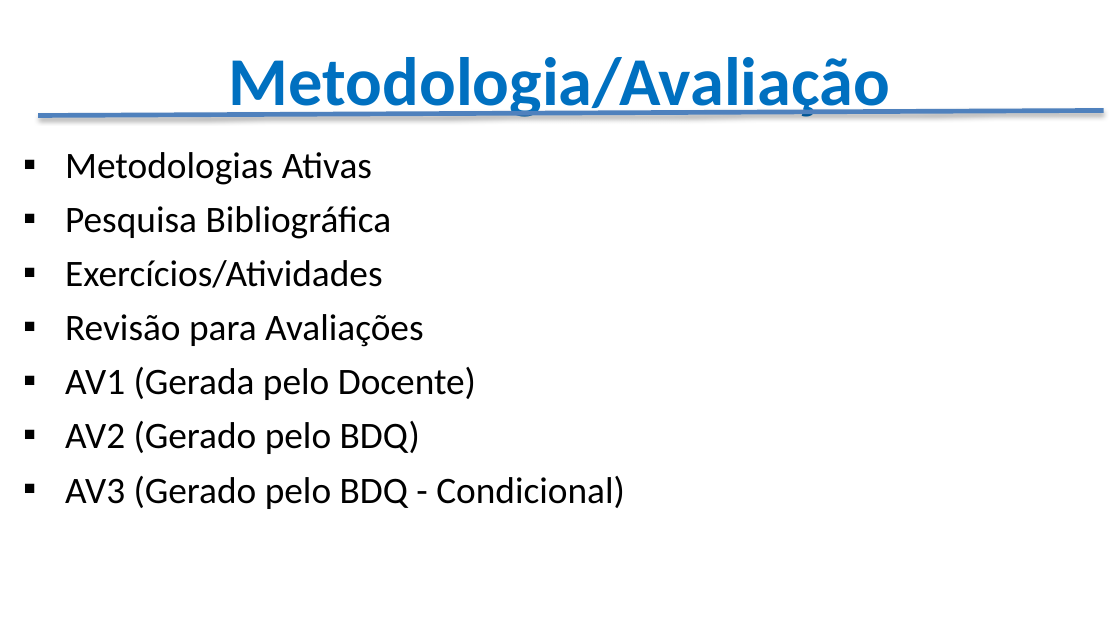
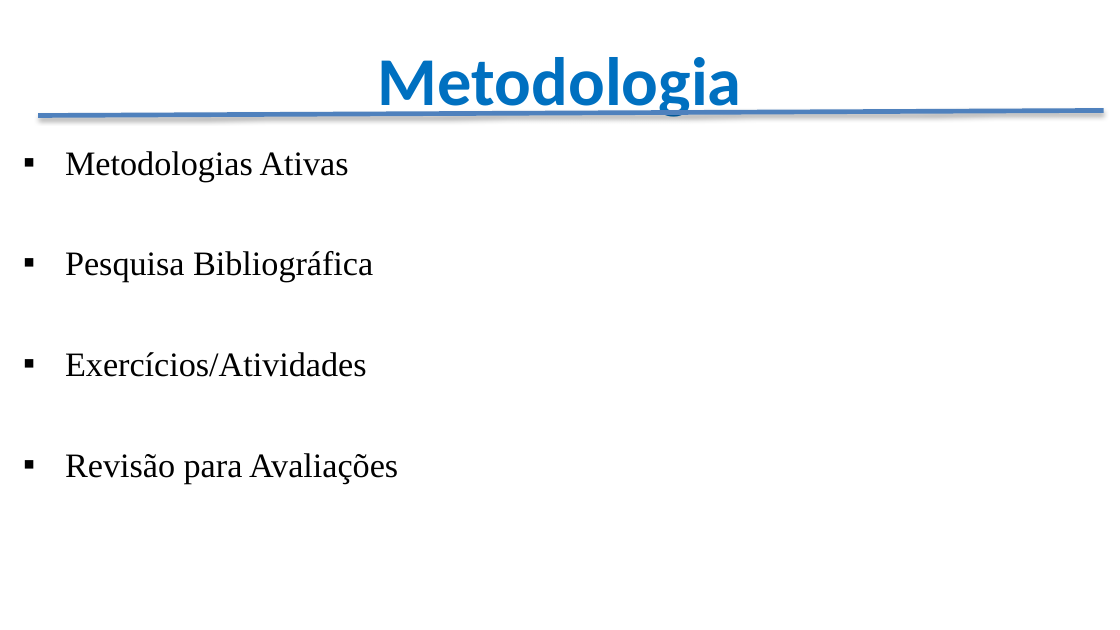
Before and after one commit to CloudEducationBrazil/WydenPythonParadigmas, a slide deck: slide 8 of Apresentação - Programação Python.pptx. Drawn at 1120x630 pixels with LibreOffice and Linux fonts; fonts in the diff are those of the drawing; background and template pictures are left out. Boxes give left, top, right and bottom in pixels: in the first picture for what was removed or moved away, otherwise in the second. Text is boxed around its words. In the diff, an @@ line names an element or a change of style, - is before the commit and + after.

```diff
--- a/Apresentação - Programação Python.pptx
+++ b/Apresentação - Programação Python.pptx
@@ title at box(378, 57, 742, 121): text changed @@
-Metodologia/Avaliação
+Metodologia
@@ text "Metodologias Ativas" at box(65, 151, 398, 484): size 24 to 22 pt, font Calibri to Times New Roman @@
@@ text at box(65, 367, 625, 509): paragraphs removed @@
-▪ AV1 (Gerada pelo Docente)
-▪ AV2 (Gerado pelo BDQ)
-▪ AV3 (Gerado pelo BDQ - Condicional)
```
Also in this commit, not shown: 2 other slides changed, 4 slides added.
